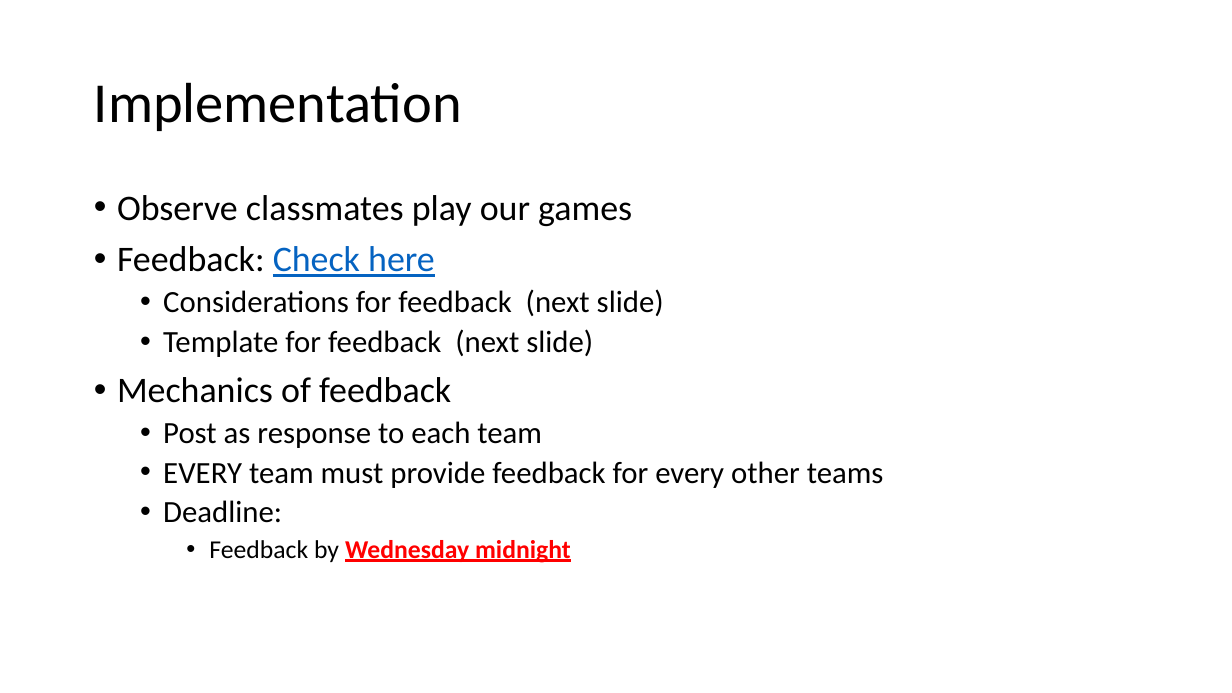
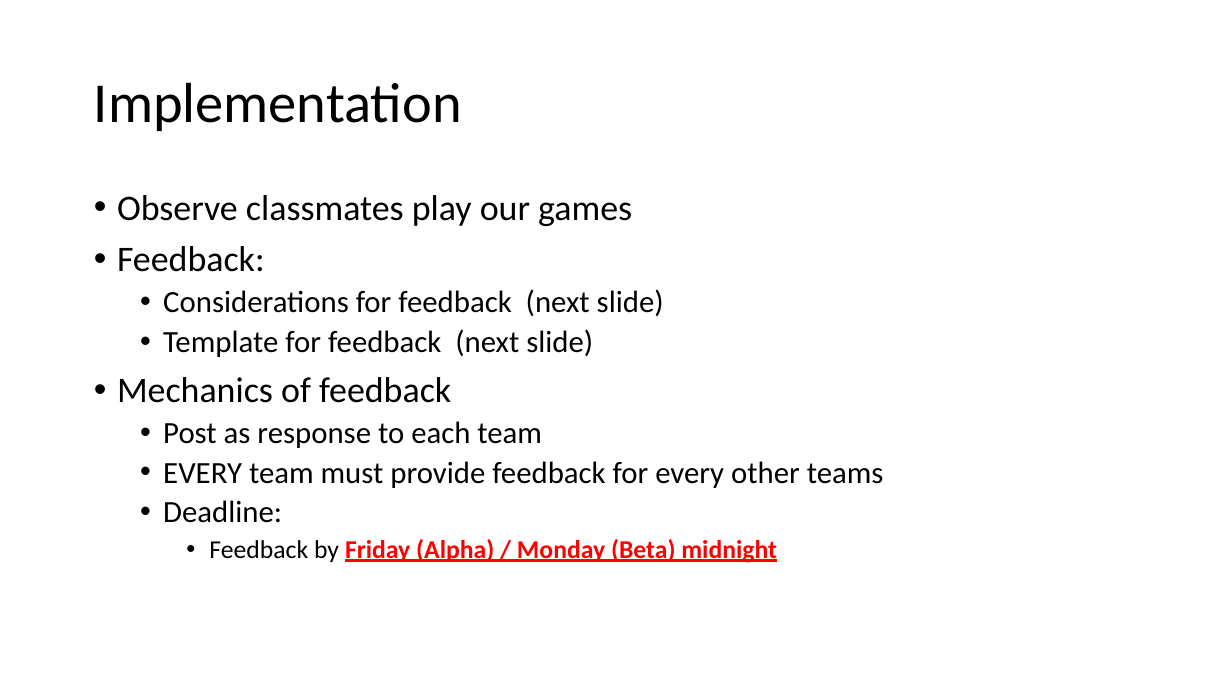
Before and after one commit to myuwbclasses/IntroGameDevelopment, a slide deck: slide 13 of PPT/Playtesting.pptx. Drawn at 1232x693 pixels with LibreOffice and Linux fonts; fonts in the diff are those of the drawing. Boxes give left, top, right and bottom in pixels: in the first picture for what was removed or moved away, otherwise in the second. Text is boxed around its words. In the diff, an @@ line names an element or a change of style, - is before the commit and + after.

```diff
--- a/PPT/Playtesting.pptx
+++ b/PPT/Playtesting.pptx
@@ text at bbox=[117, 246, 265, 272]: text changed @@
-• Feedback: Check here
+• Feedback:
@@ text at bbox=[209, 539, 777, 563]: text changed @@
-    • Feedback by Wednesday midnight
+    • Feedback by Friday (Alpha) / Monday (Beta) midnight
```
